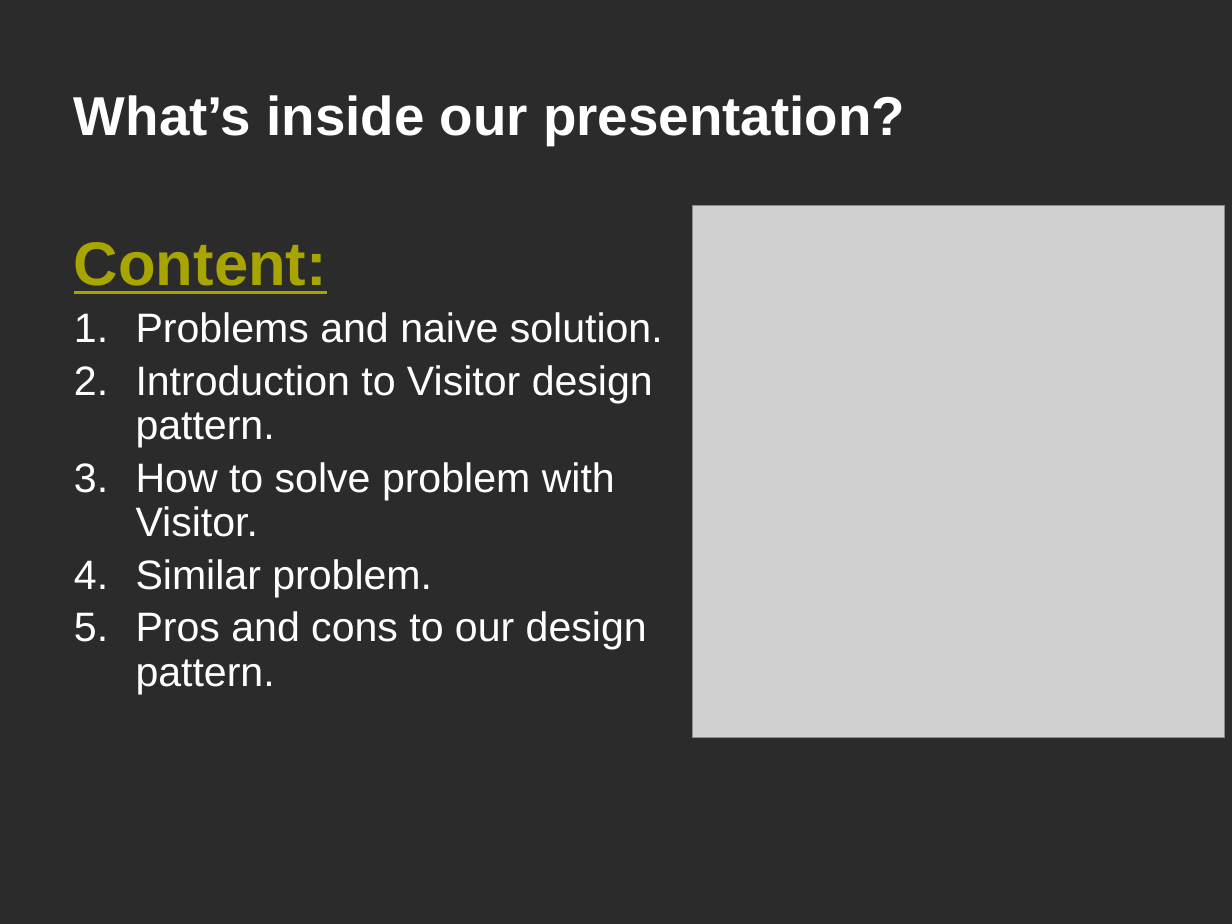
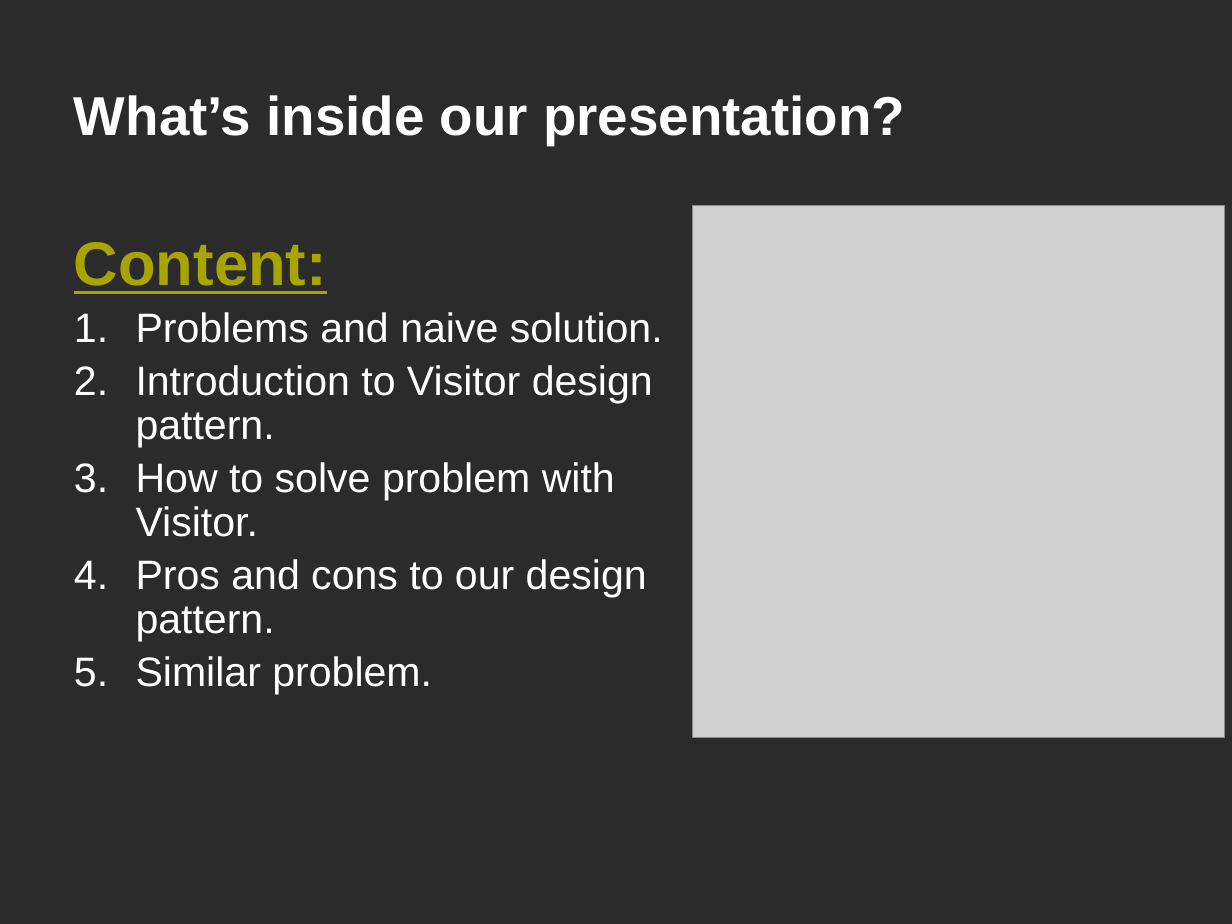
Before and after one commit to VThanhPhuc/CS202-Group-9, a slide deck: slide 2 of Design Pattern.pptx. Drawn at 1232x924 pixels with LibreOffice and Linux fonts; fonts in the diff are those of the drawing; grey boxes stand for pictures; background and template pictures are left out; a plain dark background stands for a picture behind light text. Boxes give left, top, right and bottom in pixels: in the first picture for what was removed or moved away, otherwise in the second. Text is boxed around its words. In the diff, an @@ line names an element or a change of style, - is before the commit and + after.

```diff
--- a/Design Pattern.pptx
+++ b/Design Pattern.pptx
@@ text at (136,559,647,641): paragraph added @@
+4. Pros and cons to our design pattern.
@@ text at (136,611,647,694): paragraph removed @@
-5. Pros and cons to our design pattern.
```
Also in this commit, not shown: 16 other files.
